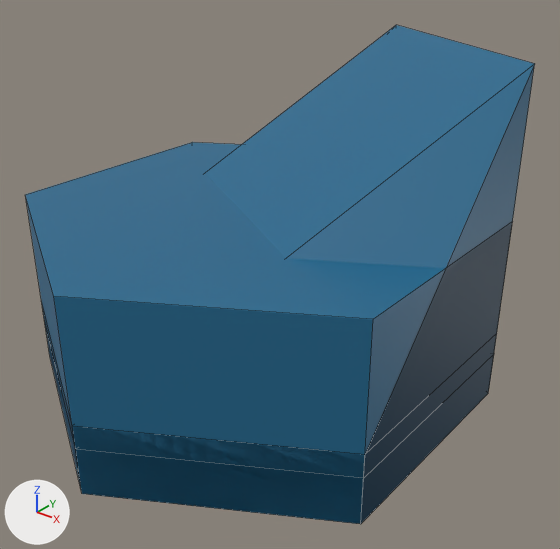
The Blender file models/base_game/tiles/deep_water_tile.blend: old version first, new version second.
Both versions are drawn from a 50 mm camera at (1.91, -2.25, 1.93) aimed at (0.12, -0.01, 0.54). The lights are fixed; the arrows at lower left show +X, +Y and +Z. The older version comes first. Mesh edges are drawn as thin lines.

Objects in the first picture: 'DeepWaterStairTileWater-col', 'DeepWaterTile-col', 'DeepWaterTileHalf-col'.
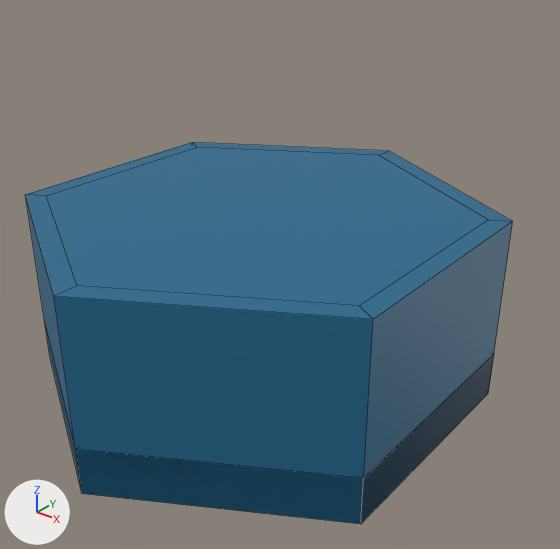
Boxes (x1, y1, x2, y2) around the edits, measured in the pictures (560 x 549 px):
'DeepWaterStairTileWater-col', hidden (blue): before (43, 25, 535, 524)
part 1 of me_cylinder_001, cut back: before (25, 142, 445, 319); after (25, 142, 512, 319)

What the commit changed:
me_cylinder_001 is used by ob_deepwatertilehalf_col; location (0.0, 0.0, 0.0).
Verts and faces of me_cylinder_001; kept vertices keep their numbers, new ones are numbered from 12.
Before the commit, vertices of me_cylinder_001: 6 (0.87, 0.5, 0.8) at pixel (512, 221), 7 (0.0, 1.0, 0.8), 8 (0.87, -0.5, 0.8) at pixel (373, 319), 9 (0.0, -1.0, 0.8) at pixel (53, 296), 10 (-0.87, -0.5, 0.8) at pixel (25, 194).
Before the commit, vertices of me_cylinder_001: 11 (-0.87, 0.5, 0.8) at pixel (192, 142).
me_cylinder_001 had 12 vertices, 8 faces and spanned x -0.87..0.87, y -1.0..1.0, z 0.0..0.8.
me_cylinder_001 now has 18 vertices, 14 faces and spans x -0.87..0.87, y -1.0..1.0, z 0.0..0.8.
Part 1, on me_cylinder_001:
Faces deleted: (6, 7, 11, 10, 9, 8).
New vertex 12 is at (0.79, 0.45, 0.8), pixel (488, 219).
New vertex 13 is at (0.0, 0.91, 0.8), pixel (378, 155).
New vertex 14 is at (0.79, -0.45, 0.8), pixel (359, 305).
New vertex 15 is at (0.0, -0.91, 0.8), pixel (77, 285).
New vertex 16 is at (-0.79, -0.45, 0.8), pixel (46, 195).
New vertex 17 is at (-0.79, 0.45, 0.8), pixel (196, 147).
New faces: (12, 13, 17, 16, 15, 14), (6, 7, 13, 12), (6, 12, 14, 8), (8, 14, 15, 9), (9, 15, 16, 10), (10, 16, 17, 11).
New faces: (7, 11, 17, 13).
Object 'DeepWaterStairTileWater-col' (ob_deepwaterstairtilewater_col) is now hidden.
